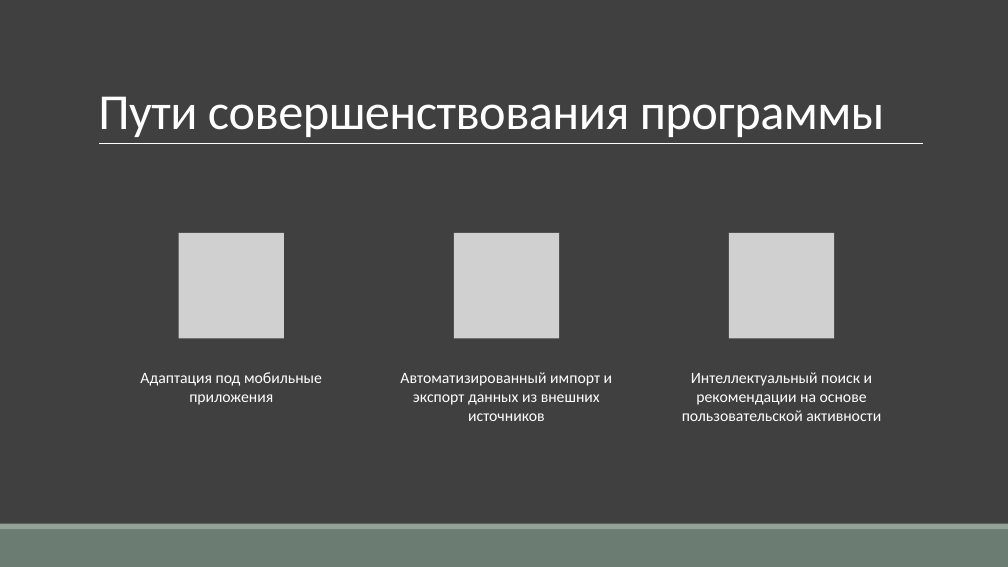
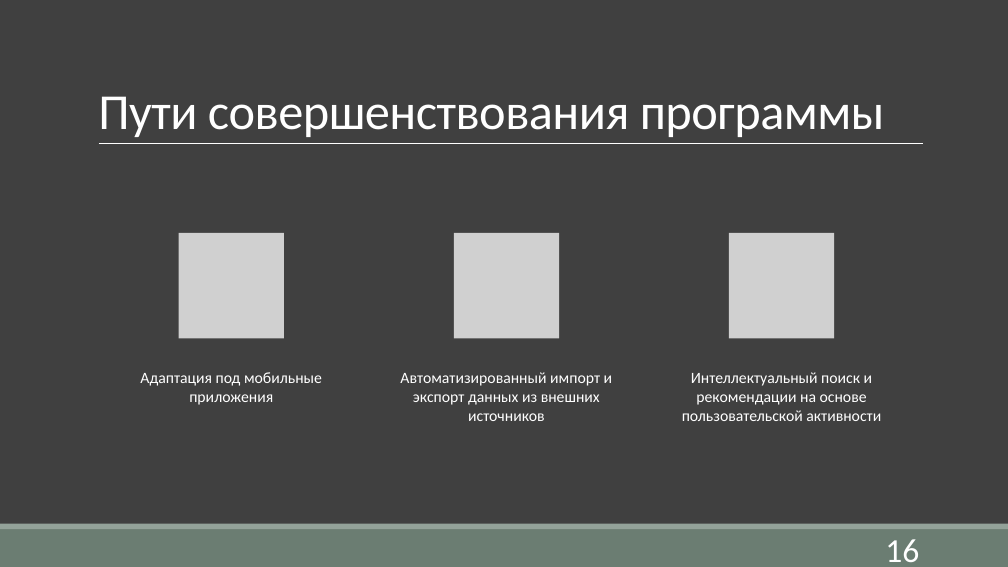
Before and after one commit to AknasMacefg/ITiABD, a slide deck: slide 16 of Курс 3/СТП/ИД23-1_Маслов_АН_ЗКР.pptx (slide 14 before the commit). Drawn at 1008x567 pixels with LibreOffice and Linux fonts; fonts in the diff are those of the drawing; grey boxes stand for pictures. Boxes give left, top, right and bottom in pixels: in the first picture for what was removed or moved away, otherwise in the second. Text is boxed around its words. In the diff, an @@ line names an element or a change of style, - is before the commit and + after.

Commit message:
123

```diff
--- a/Курс 3/СТП/ИД23-1_Маслов_АН_ЗКР.pptx
+++ b/Курс 3/СТП/ИД23-1_Маслов_АН_ЗКР.pptx
@@ page number added at box(885, 539, 919, 562), 32 pt, text #FFFFFF @@
+16
```
Also in this commit, not shown: 12 other slides changed, 2 slides added.
